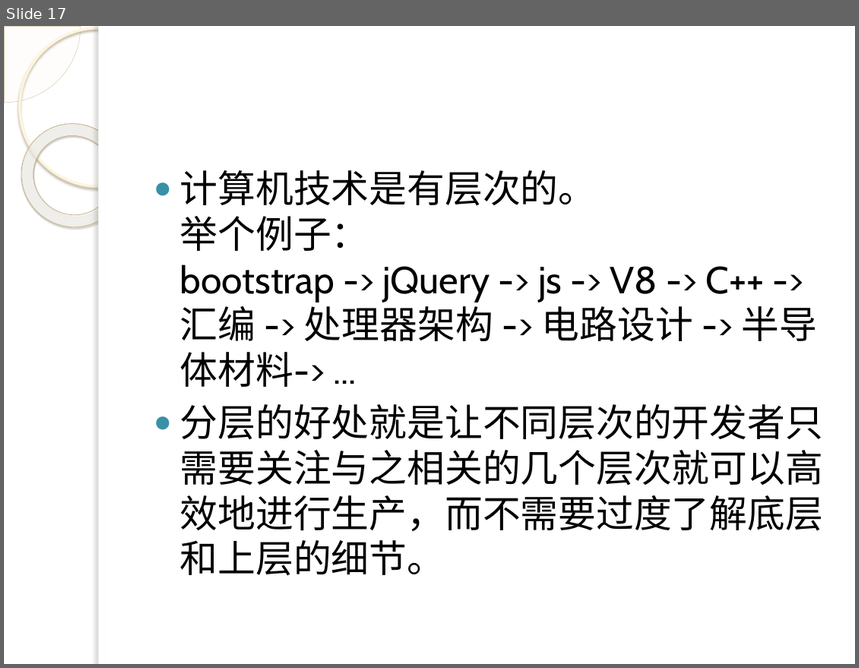
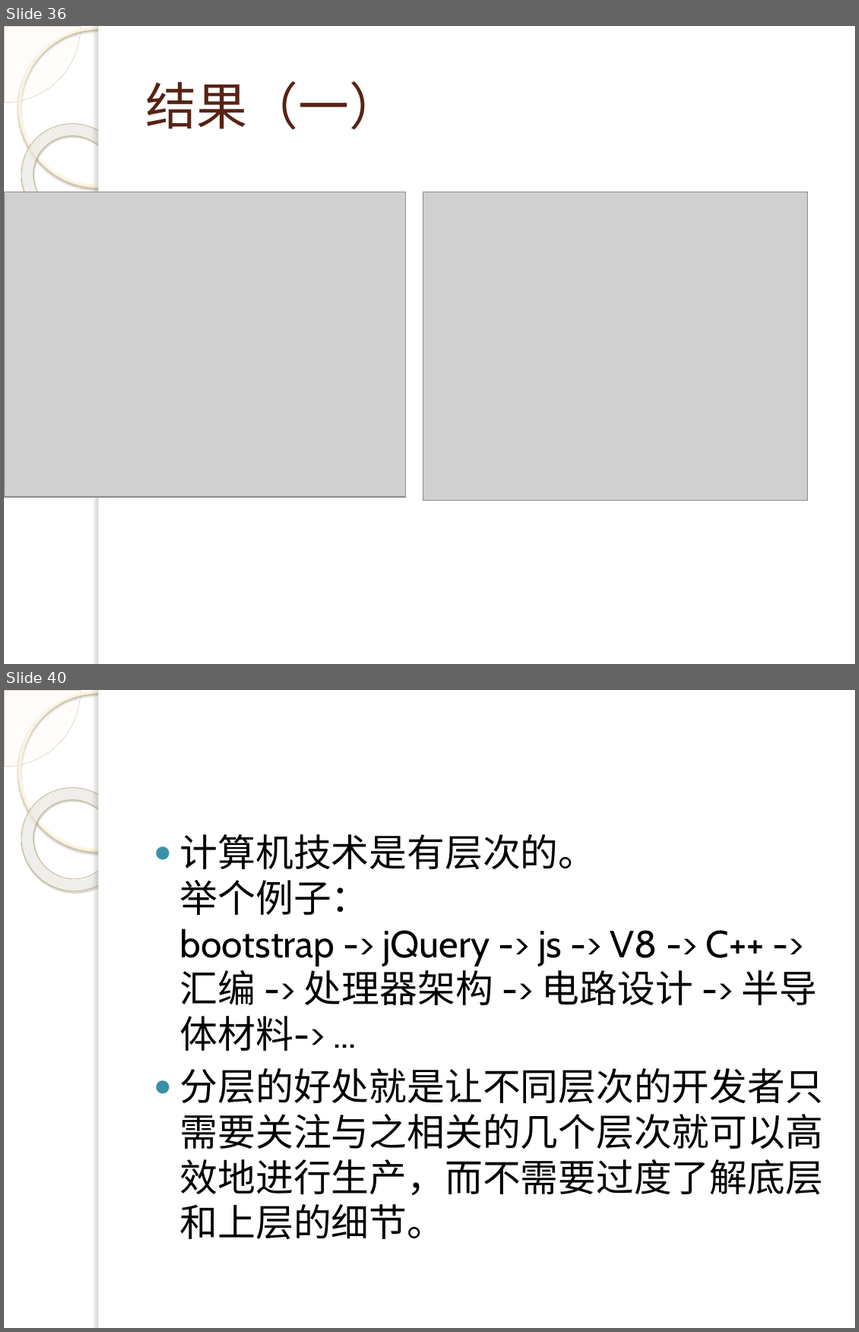
Before and after one commit to q315506754/algorithem, a slide deck: ps/js/演示文稿.pptx. Shown one above the other, each under a label of ours: slide 17 before the commit, slides 36 and 40 after it; the slides between them are not shown. The pictures are 859x668 and 859x1332 pixels, drawn with LibreOffice and Linux fonts; fonts in the diff are those of the drawing; grey boxes stand for pictures; background and template pictures are left out. Boxes give left, top, right and bottom in pixels: in the first picture for what was removed or moved away, otherwise in the second. Text is boxed around its words. In the diff, an @@ line names an element or a change of style, - is before the commit and + after.

```diff
--- a/ps/js/演示文稿.pptx
+++ b/ps/js/演示文稿.pptx
@@ slide 36 added at bbox=[4, 26, 855, 664], background picture (left out); not listed: 5 template elements that a slide beside it also shows @@
@@ title added at bbox=[146, 81, 400, 129], 43 pt, text #572314 @@
+结果（一）
@@ picture added at bbox=[4, 192, 406, 496] @@
@@ picture added at bbox=[423, 192, 807, 500] @@
@@ what was slide 17 is now slide 40 @@
```
Also in this commit, not shown: 2 slides changed, 22 other slides added, 9 other files.
